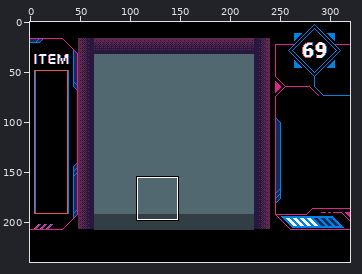
Two versions of one pixel-art file, ArtConcept/Pic_1.aseprite. Above, an overview of the earlier version with the close-up marked.
Close-up. Before the commit:
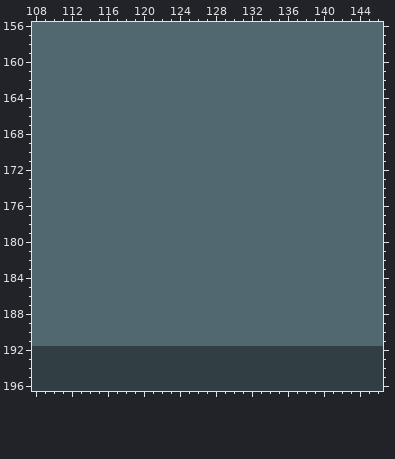
320x240 pixels, 1 frame. Shown: x 108..146, y 156..196.
New version:
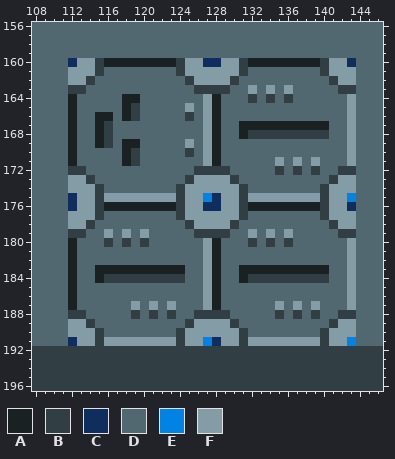
Palette (. is transparent): A #1a2123  B #313f44  C #102e5d  D #516870  E #0083e4  F #839ca5
Diff:
layer "scene_2/game" added
layer "scene_2/tile" added
layer "game" removed
Changed rows in their new state; - is an unchanged pixel.
Layer "scene_2/tile":
first column x 112:
160 CFFBAAAAAAAABFFCCFFBAAAAAAAABFFC
161 FFFB--------BFFFFFFB--------BFFF
162 FFB----------BFFFFB----------BFF
163 BB------------BBBB--F-F-F-----BB
164 A-----AA-------FA---B-B-B------F
165 A-----AB-----F-FA--------------F
166 A--AA-AB-----B-FA--------------F
167 A--AB----------FA--AAAAAAAAAA--F
168 A--AB----------FA--ABBBBBBBBB--F
169 A--AB-AA-----F-FA--------------F
170 A-----AB-----B-FA--------------F
171 A-----AB-------FA------F-F-F---F
172 BB------------BBBB-----B-B-B--BB
173 FFB----------BFFFFB----------BFF
174 FFFB--------BFFFFFFB--------BFFF
175 CFFBFFFFFFFFBFFECFFBFFFFFFFFBFFE
176 CFFBAAAAAAAABFFCCFFBAAAAAAAABFFC
177 FFFB--------BFFFFFFB--------BFFF
178 FFB----------BFFFFB----------BFF
179 BB--F-F-F-----BBBB--F-F-F-----BB
180 A---B-B-B------FA---B-B-B------F
181 A--------------FA--------------F
182 A--------------FA--------------F
183 A--AAAAAAAAAA--FA--AAAAAAAAAA--F
184 A--ABBBBBBBBB--FA--ABBBBBBBBB--F
185 A--------------FA--------------F
186 A--------------FA--------------F
187 A------F-F-F---FA------F-F-F---F
188 BB-----B-B-B--BBBB-----B-B-B--BB
189 FFB----------BFFFFB----------BFF
190 FFFB--------BFFFFFFB--------BFFF
191 CFFBFFFFFFFFBFFECFFBFFFFFFFFBFFE
